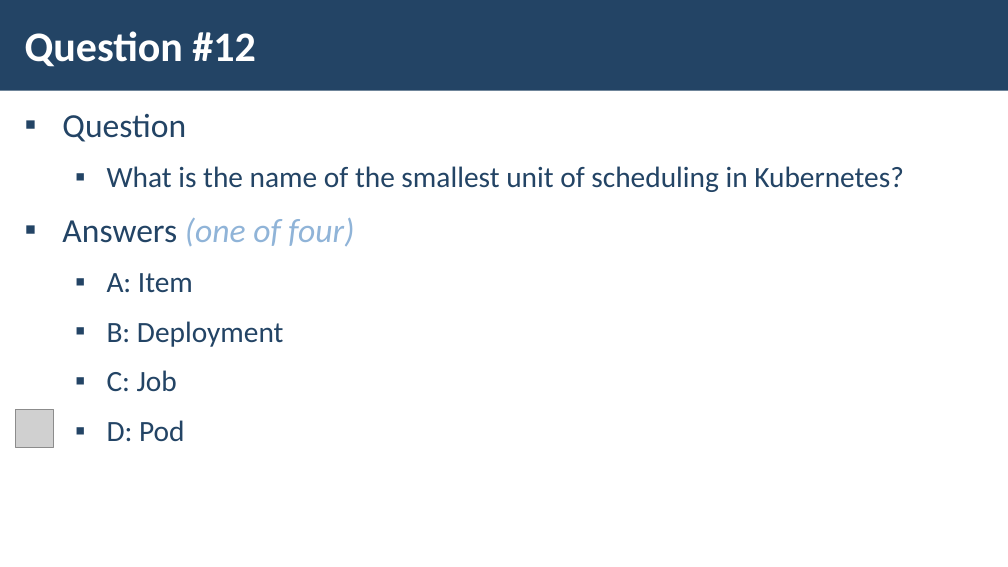
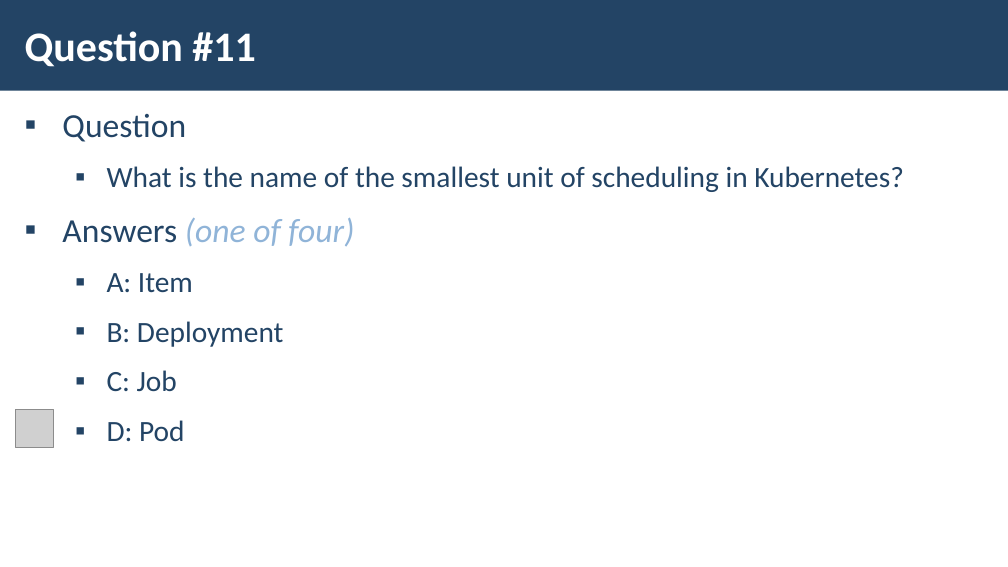
Before and after one commit to pirocorp/Azure, a slide deck: slide 10 of 06. ALL TOGETHER/M6-Slides-Test-Simulation.pptx (slide 13 before the commit). Drawn at 1008x567 pixels with LibreOffice and Linux fonts; fonts in the diff are those of the drawing; grey boxes stand for pictures; background and template pictures are left out. Boxes give left, top, right and bottom in pixels: in the first picture for what was removed or moved away, otherwise in the second. Text is boxed around its words. In the diff, an @@ line names an element or a change of style, - is before the commit and + after.

```diff
--- a/06. ALL TOGETHER/M6-Slides-Test-Simulation.pptx
+++ b/06. ALL TOGETHER/M6-Slides-Test-Simulation.pptx
@@ title at [25, 31, 255, 67]: text changed @@
-Question #12
+Question #11
```
Also in this commit, not shown: 13 other slides changed, 13 slides added.
